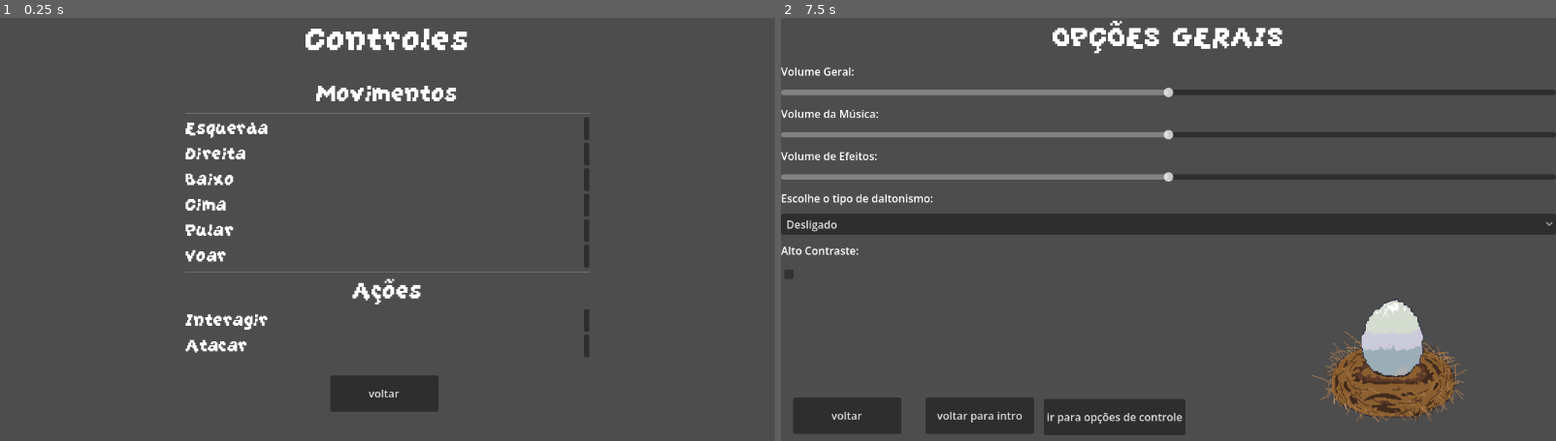
Above: before the commit, frames 1-2 (left to right).
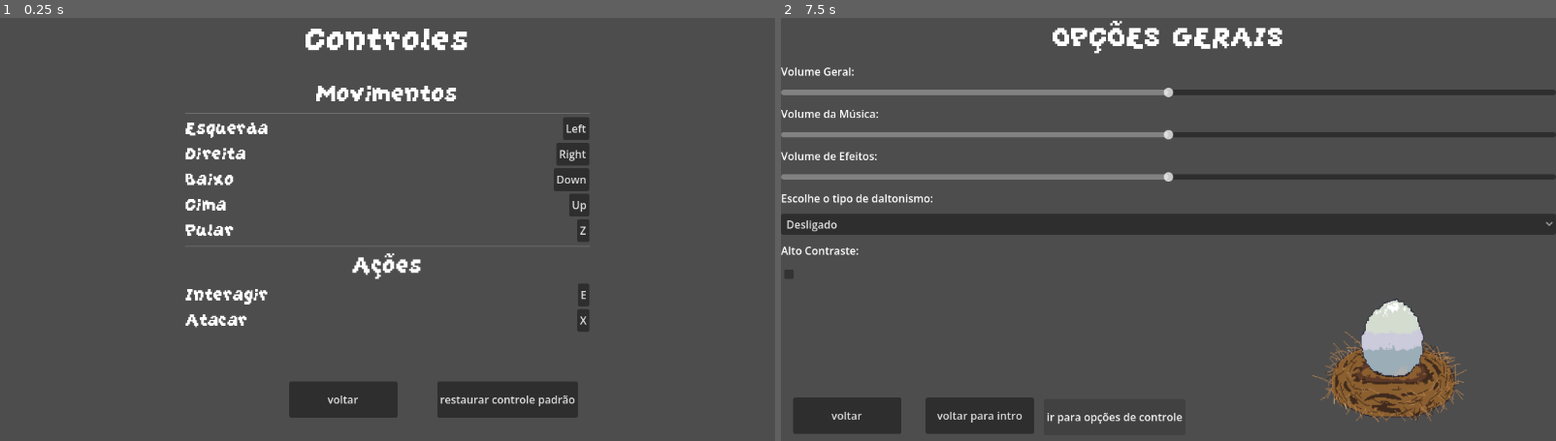
Above: after the commit, the same moments.

Repository: TP-Coltec-UFMG/2026-303-The-Last-Egg
Game: Godot game, scene res://cenas/opções_controles.tscn
Same seed, same stepped clock (60 frames per second), same inputs: the game is played once before the commit and once after it. This scene is started directly instead of the project's main scene.
Inputs (mouse positions are in pixels of both pictures, inside the frame that each line leads up to):
- Up to frame 1 (0.25 s): no input
- Up to frame 2 (7.5 s): click (1370, 127) at 0.52 s; click (1354, 127) at 1.25 s, where only the run after the commit has a clickable "Left"; click (1354, 153) at 2 s, where only the run after the commit has a clickable "Right"; click (1354, 178) at 2.75 s, where only the run after the commit has a clickable "Down"; click (1362, 204) at 3.5 s, where only the run after the commit has a clickable "Up"; click (1362, 229) at 4.25 s, where only the run after the commit has a clickable "Z"; click (1362, 292) at 5 s, where only the run after the commit has a clickable "E"; click (1362, 322) at 5.75 s, where only the run after the commit has a clickable "X"; click (1284, 398) at 6.5 s, where only the run after the commit has a clickable "restaurar controle padrão"; click "voltar" at 7.25 s

The runs differ from the first frame. In frame 1, 4.6% of the frame differs, in the area x 23-77%, y 23-95%; in frame 2, less than 0.1%.

Commit message:
rebind dos botãos uhulll

Diff:
--- a/src/Singletons/ConfigFileHandler.gd
+++ b/src/Singletons/ConfigFileHandler.gd
@@ -37,6 +37,15 @@
 	"Interagir": KEY_E,
 }
 
+var controles_originais = {
+	"Esquerda": KEY_LEFT,
+	"Direita": KEY_RIGHT,
+	"Baixo": KEY_DOWN,
+	"Cima": KEY_UP,
+	"Pular": KEY_Z,
+	"Atacar": KEY_X,
+	"Interagir": KEY_E,
+}
 
 var volume_geral_indice = AudioServer.get_bus_index("Master")
 var volume_musica_indice = AudioServer.get_bus_index("Musica")
@@ -45,6 +54,7 @@
 func _ready():
 	carregar_config_geral()
 	aplicar_volumes()
+	aplicar_controles()
 
 func carregar_config_geral(): #método responsavel para verificar se o arquivo existe e carrega os valores atribuidos na classe opcoes.
 	if FileAccess.file_exists(CONFIGURACOES_CAMINHO_ARQUIVO): #verifica se o arquivo existe
@@ -78,7 +88,18 @@
 
 func aplicar_controles():
 	for controle in controles_padrao: #for das keys para controles
-		var evento = InputEventKey.new()
-		evento.keycode = controles_padrao[controle]
-		InputMap.action_erase_events(controle)
-		InputMap.action_add_event(controle, evento)
+		var evento = InputEventKey.new() #cria um evento para cada key
+		evento.keycode = controles_padrao[controle] #coloca a tecla salva naquele evento
+		InputMap.action_erase_events(controle) #remove a tecla antiga
+		InputMap.action_add_event(controle, evento) #e dps adiciona
+
+func alterar_controle(controle, nova_tecla):
+	controles_padrao[controle] = nova_tecla
+	salvar_config()
+	aplicar_controles()
+
+func restaurar_controles_padrao():
+	for controle in controles_originais:
+		controles_padrao[controle] = controles_originais[controle]
+	salvar_config()
+	aplicar_controles()
--- a/src/cenas/opções_controles.tscn
+++ b/src/cenas/opções_controles.tscn
@@ -28,10 +28,10 @@
 
 [node name="Voltar_TelaInicial" type="Button" parent="." unique_id=1771652408]
 layout_mode = 0
-offset_left = 491.0
-offset_top = 533.0
-offset_right = 652.0
-offset_bottom = 587.0
+offset_left = 430.0
+offset_top = 542.0
+offset_right = 591.0
+offset_bottom = 596.0
 text = "voltar"
 
 [node name="MarginContainer" type="MarginContainer" parent="." unique_id=104194834]
@@ -47,143 +47,138 @@
 theme_override_constants/margin_right = 100
 theme_override_constants/margin_bottom = 50
 
-[node name="VBoxContainer" type="VBoxContainer" parent="MarginContainer" unique_id=1290804778]
+[node name="Controles" type="VBoxContainer" parent="MarginContainer" unique_id=1290804778]
 custom_minimum_size = Vector2(600, 0)
 layout_mode = 2
 size_flags_horizontal = 4
 mouse_filter = 2
 
-[node name="Label" type="Label" parent="MarginContainer/VBoxContainer" unique_id=1225047407]
+[node name="Label" type="Label" parent="MarginContainer/Controles" unique_id=1225047407]
 layout_mode = 2
 theme_override_fonts/font = ExtResource("2_lg72o")
 theme_override_font_sizes/font_size = 45
 text = "Movimentos"
 horizontal_alignment = 1
 
-[node name="HSeparator" type="HSeparator" parent="MarginContainer/VBoxContainer" unique_id=742340980]
+[node name="HSeparator" type="HSeparator" parent="MarginContainer/Controles" unique_id=742340980]
 layout_mode = 2
 
-[node name="HBoxContainer" type="HBoxContainer" parent="MarginContainer/VBoxContainer" unique_id=889102456]
+[node name="HBoxContainer" type="HBoxContainer" parent="MarginContainer/Controles" unique_id=889102456]
 layout_mode = 2
 theme_override_constants/separation = 20
 
-[node name="Label" type="Label" parent="MarginContainer/VBoxContainer/HBoxContainer" unique_id=604313173]
+[node name="Label" type="Label" parent="MarginContainer/Controles/HBoxContainer" unique_id=604313173]
 layout_mode = 2
 size_flags_horizontal = 3
 theme_override_fonts/font = ExtResource("2_lg72o")
 theme_override_font_sizes/font_size = 33
 text = "Esquerda"
 
-[node name="Button" type="Button" parent="MarginContainer/VBoxContainer/HBoxContainer" unique_id=978143942]
+[node name="Esquerda" type="Button" parent="MarginContainer/Controles/HBoxContainer" unique_id=978143942]
 layout_mode = 2
 
-[node name="HBoxContainer2" type="HBoxContainer" parent="MarginContainer/VBoxContainer" unique_id=1687562184]
+[node name="HBoxContainer2" type="HBoxContainer" parent="MarginContainer/Controles" unique_id=1687562184]
 layout_mode = 2
 theme_override_constants/separation = 20
 
-[node name="Label" type="Label" parent="MarginContainer/VBoxContainer/HBoxContainer2" unique_id=1551432347]
+[node name="Label" type="Label" parent="MarginContainer/Controles/HBoxContainer2" unique_id=1551432347]
 layout_mode = 2
 size_flags_horizontal = 3
 theme_override_fonts/font = ExtResource("2_lg72o")
 theme_override_font_sizes/font_size = 33
 text = "Direita"
 
-[node name="Button" type="Button" parent="MarginContainer/VBoxContainer/HBoxContainer2" unique_id=775134006]
+[node name="Direita" type="Button" parent="MarginContainer/Controles/HBoxContainer2" unique_id=775134006]
 layout_mode = 2
 
-[node name="HBoxContainer3" type="HBoxContainer" parent="MarginContainer/VBoxContainer" unique_id=867137875]
+[node name="HBoxContainer3" type="HBoxContainer" parent="MarginContainer/Controles" unique_id=867137875]
 layout_mode = 2
 theme_override_constants/separation = 20
 
-[node name="Label" type="Label" parent="MarginContainer/VBoxContainer/HBoxContainer3" unique_id=1022600239]
+[node name="Label" type="Label" parent="MarginContainer/Controles/HBoxContainer3" unique_id=1022600239]
 layout_mode = 2
 size_flags_horizontal = 3
 theme_override_fonts/font = ExtResource("2_lg72o")
 theme_override_font_sizes/font_size = 33
 text = "Baixo"
 
-[node name="Button" type="Button" parent="MarginContainer/VBoxContainer/HBoxContainer3" unique_id=273874551]
+[node name="Baixo" type="Button" parent="MarginContainer/Controles/HBoxContainer3" unique_id=273874551]
 layout_mode = 2
 
-[node name="HBoxContainer7" type="HBoxContainer" parent="MarginContainer/VBoxContainer" unique_id=1111941002]
+[node name="HBoxContainer7" type="HBoxContainer" parent="MarginContainer/Controles" unique_id=1111941002]
 layout_mode = 2
 theme_override_constants/separation = 20
 
-[node name="Label" type="Label" parent="MarginContainer/VBoxContainer/HBoxContainer7" unique_id=2088263294]
+[node name="Label" type="Label" parent="MarginContainer/Controles/HBoxContainer7" unique_id=2088263294]
 layout_mode = 2
 size_flags_horizontal = 3
 theme_override_fonts/font = ExtResource("2_lg72o")
 theme_override_font_sizes/font_size = 33
 text = "Cima"
 
-[node name="Button" type="Button" parent="MarginContainer/VBoxContainer/HBoxContainer7" unique_id=515702465]
+[node name="Cima" type="Button" parent="MarginContainer/Controles/HBoxContainer7" unique_id=515702465]
 layout_mode = 2
 
-[node name="HBoxContainer4" type="HBoxContainer" parent="MarginContainer/VBoxContainer" unique_id=687444543]
+[node name="HBoxContainer4" type="HBoxContainer" parent="MarginContainer/Controles" unique_id=687444543]
 layout_mode = 2
 theme_override_constants/separation = 20
 
-[node name="Label" type="Label" parent="MarginContainer/VBoxContainer/HBoxContainer4" unique_id=1079123786]
+[node name="Label" type="Label" parent="MarginContainer/Controles/HBoxContainer4" unique_id=1079123786]
 layout_mode = 2
 size_flags_horizontal = 3
 theme_override_fonts/font = ExtResource("2_lg72o")
 theme_override_font_sizes/font_size = 33
 text = "Pular"
 
-[node name="Button" type="Button" parent="MarginContainer/VBoxContainer/HBoxContainer4" unique_id=2066437813]
+[node name="Pular" type="Button" parent="MarginContainer/Controles/HBoxContainer4" unique_id=2066437813]
 layout_mode = 2
 
-[node name="HBoxContainer5" type="HBoxContainer" parent="MarginContainer/VBoxContainer" unique_id=720692229]
-layout_mode = 2
-theme_override_constants/separation = 20
-
-[node name="Label" type="Label" parent="MarginContainer/VBoxContainer/HBoxContainer5" unique_id=820101988]
-layout_mode = 2
-size_flags_horizontal = 3
-theme_override_fonts/font = ExtResource("2_lg72o")
-theme_override_font_sizes/font_size = 33
-text = "Voar"
-
-[node name="Button" type="Button" parent="MarginContainer/VBoxContainer/HBoxContainer5" unique_id=1472489935]
+[node name="HSeparator2" type="HSeparator" parent="MarginContainer/Controles" unique_id=1267741137]
 layout_mode = 2
 
-[node name="HSeparator2" type="HSeparator" parent="MarginContainer/VBoxContainer" unique_id=1267741137]
-layout_mode = 2
-
-[node name="Label2" type="Label" parent="MarginContainer/VBoxContainer" unique_id=1995249965]
+[node name="Label2" type="Label" parent="MarginContainer/Controles" unique_id=1995249965]
 layout_mode = 2
 theme_override_fonts/font = ExtResource("2_lg72o")
 theme_override_font_sizes/font_size = 45
 text = "Ações"
 horizontal_alignment = 1
 
-[node name="HBoxContainer6" type="HBoxContainer" parent="MarginContainer/VBoxContainer" unique_id=1473255791]
+[node name="HBoxContainer6" type="HBoxContainer" parent="MarginContainer/Controles" unique_id=1473255791]
 layout_mode = 2
 theme_override_constants/separation = 20
 
-[node name="Label" type="Label" parent="MarginContainer/VBoxContainer/HBoxContainer6" unique_id=669076374]
+[node name="Label" type="Label" parent="MarginContainer/Controles/HBoxContainer6" unique_id=669076374]
 layout_mode = 2
 size_flags_horizontal = 3
 theme_override_fonts/font = ExtResource("2_lg72o")
 theme_override_font_sizes/font_size = 33
 text = "Interagir"
 
-[node name="Button" type="Button" parent="MarginContainer/VBoxContainer/HBoxContainer6" unique_id=116775560]
+[node name="Interagir" type="Button" parent="MarginContainer/Controles/HBoxContainer6" unique_id=116775560]
 layout_mode = 2
 
-[node name="HBoxContainer8" type="HBoxContainer" parent="MarginContainer/VBoxContainer" unique_id=1842701107]
+[node name="HBoxContainer8" type="HBoxContainer" parent="MarginContainer/Controles" unique_id=1842701107]
 layout_mode = 2
 theme_override_constants/separation = 20
 
-[node name="Label" type="Label" parent="MarginContainer/VBoxContainer/HBoxContainer8" unique_id=570079690]
+[node name="Label" type="Label" parent="MarginContainer/Controles/HBoxContainer8" unique_id=570079690]
 layout_mode = 2
 size_flags_horizontal = 3
 theme_override_fonts/font = ExtResource("2_lg72o")
 theme_override_font_sizes/font_size = 33
 text = "Atacar"
 
-[node name="Button" type="Button" parent="MarginContainer/VBoxContainer/HBoxContainer8" unique_id=379312284]
+[node name="Atacar" type="Button" parent="MarginContainer/Controles/HBoxContainer8" unique_id=379312284]
 layout_mode = 2
+
+[node name="restaurar" type="Button" parent="." unique_id=935733064]
+layout_mode = 0
+offset_left = 650.0
+offset_top = 542.0
+offset_right = 811.0
+offset_bottom = 596.0
+text = "restaurar controle padrão"
 
 [connection signal="pressed" from="Voltar_TelaInicial" to="." method="_on_voltar_teste_pressed"]
 [connection signal="pressed" from="Voltar_TelaInicial" to="." method="_on_voltar_tela_inicial_pressed"]
+[connection signal="pressed" from="restaurar" to="." method="_on_restaurar_pressed"]
--- a/src/scripts/jogador.gd
+++ b/src/scripts/jogador.gd
@@ -3,15 +3,16 @@
 const SPEED = 300.0
 const JUMP_VELOCITY = -400.0
 
+
 func _physics_process(delta: float) -> void:
 	if not is_on_floor():
 		velocity += get_gravity() * delta
 
-	if Input.is_action_just_pressed("ui_accept") and is_on_floor():
+	if Input.is_action_just_pressed("Pular") and is_on_floor():
 		velocity.y = JUMP_VELOCITY
 
 	# Pega direção horizontal (-1 para esquerda, 1 para direita, 0 parado)
-	var direction := Input.get_axis("ui_left", "ui_right")
+	var direction := Input.get_axis("Esquerda", "Direita")
 
 	if direction != 0:
 		velocity.x = direction * SPEED
--- a/src/scripts/opções_controles.gd
+++ b/src/scripts/opções_controles.gd
@@ -1,8 +1,90 @@
 extends Control
 
-var esperando_tecla: = false
-var acao_rebind: = ""
+var controle_selecionado = ""
+var aguardando_tecla = false
 
+func _ready():
+	atualizar_botoes()
+	$MarginContainer/Controles/HBoxContainer/Esquerda.pressed.connect(
+		selecionar_controle.bind("Esquerda")
+	)
+
+	$MarginContainer/Controles/HBoxContainer2/Direita.pressed.connect(
+		selecionar_controle.bind("Direita")
+	)
+
+	$MarginContainer/Controles/HBoxContainer3/Baixo.pressed.connect(
+		selecionar_controle.bind("Baixo")
+	)
+
+	$MarginContainer/Controles/HBoxContainer7/Cima.pressed.connect(
+		selecionar_controle.bind("Cima")
+	)
+
+	$MarginContainer/Controles/HBoxContainer4/Pular.pressed.connect(
+		selecionar_controle.bind("Pular")
+	)
+
+	$MarginContainer/Controles/HBoxContainer6/Interagir.pressed.connect(
+		selecionar_controle.bind("Interagir")
+	)
+
+	$MarginContainer/Controles/HBoxContainer8/Atacar.pressed.connect(
+		selecionar_controle.bind("Atacar")
+	)
+func atualizar_botoes():
+	$MarginContainer/Controles/HBoxContainer/Esquerda.text = OS.get_keycode_string(
+		ConfigFileHandler.controles_padrao["Esquerda"]
+	)
+
+	$MarginContainer/Controles/HBoxContainer2/Direita.text = OS.get_keycode_string(
+		ConfigFileHandler.controles_padrao["Direita"]
+	)
+
+	$MarginContainer/Controles/HBoxContainer3/Baixo.text = OS.get_keycode_string(
+		ConfigFileHandler.controles_padrao["Baixo"]
+	)
+
+	$MarginContainer/Controles/HBoxContainer7/Cima.text = OS.get_keycode_string(
+		ConfigFileHandler.controles_padrao["Cima"]
+	)
+
+	$MarginContainer/Controles/HBoxContainer4/Pular.text = OS.get_keycode_string(
+		ConfigFileHandler.controles_padrao["Pular"]
+	)
+	$MarginContainer/Controles/HBoxContainer6/Interagir.text = OS.get_keycode_string(
+		ConfigFileHandler.controles_padrao["Interagir"]
+	)
+	$MarginContainer/Controles/HBoxContainer8/Atacar.text = OS.get_keycode_string(
+		ConfigFileHandler.controles_padrao["Atacar"]
+	)
+
+func selecionar_controle(controle):
+	controle_selecionado = controle
+	aguardando_tecla = true
+
+func _input(event):
+	if not aguardando_tecla:
+		return
+
+	if event is InputEventKey and event.pressed:
+		var nova_tecla = event.keycode
+
+		ConfigFileHandler.alterar_controle(
+			controle_selecionado,
+			nova_tecla
+		)
+
+		aguardando_tecla = false
+		controle_selecionado = ""
+
+		atualizar_botoes()
+
+		get_viewport().set_input_as_handled()
+
+func _on_restaurar_pressed():
+	ConfigFileHandler.restaurar_controles_padrao()
+	atualizar_botoes()
 
 func _on_voltar_tela_inicial_pressed():
 	get_tree().change_scene_to_file("res://cenas/opções.tscn")
Not shown: 1 places in src/cenas/opções.tscn that only renumber resources
